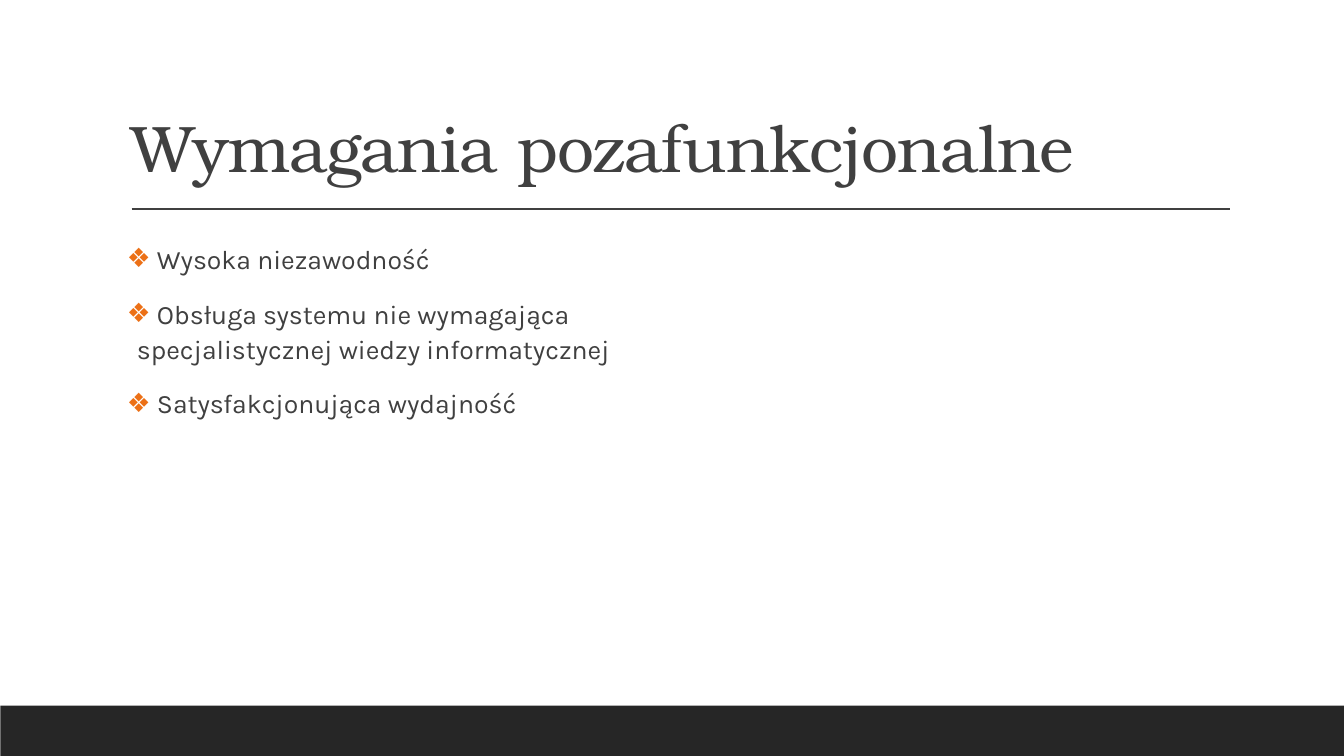
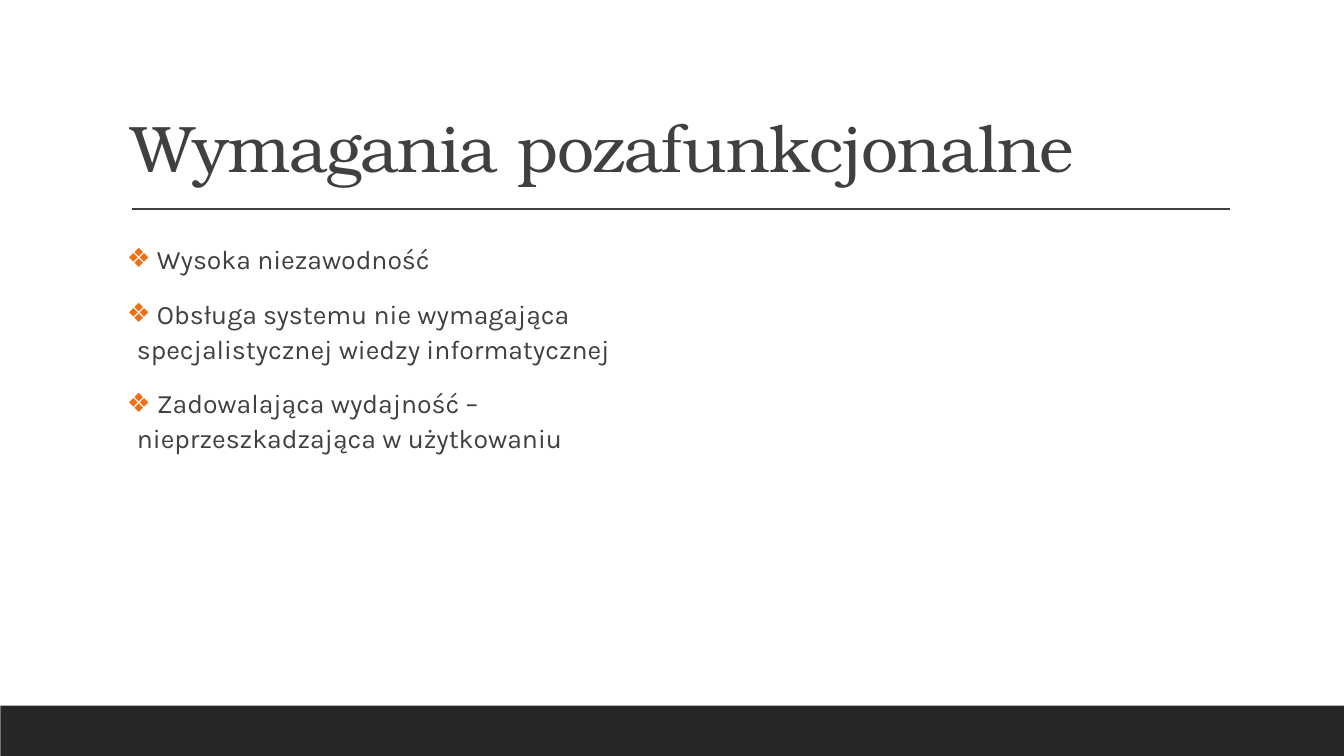
Before and after one commit to hubert-kniola/CodeRevv, a slide deck: slide 5 of pz/1/Z1P1.pptx. Drawn at 1344x756 pixels with LibreOffice and Linux fonts; fonts in the diff are those of the drawing. Boxes give left, top, right and bottom in pixels: in the first picture for what was removed or moved away, otherwise in the second. Text is boxed around its words. In the diff, an @@ line names an element or a change of style, - is before the commit and + after.

```diff
--- a/pz/1/Z1P1.pptx
+++ b/pz/1/Z1P1.pptx
@@ text at (137,393,562,455): text changed @@
-❖ Satysfakcjonująca wydajność
+❖ Zadowalająca wydajność – nieprzeszkadzająca w użytkowaniu
```
Also in this commit, not shown: 3 other slides changed.
